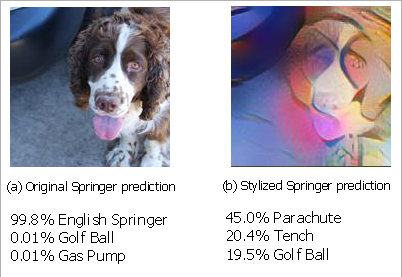
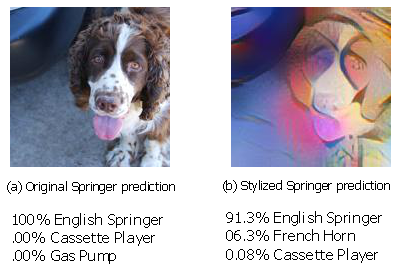
Layers edited between the first and the second (402, 277) image:
painted on "Layer 7(pasted)" over [174, 0, 402, 204]
painted on "Layer 6(pasted)" over [0, 0, 209, 204]
painted on "Layer 3(pasted)" over [0, 1, 167, 257]
painted on "Layer 2(pasted)" over [226, 1, 402, 257]
painted on "Layer 1" over [0, 0, 402, 277]
